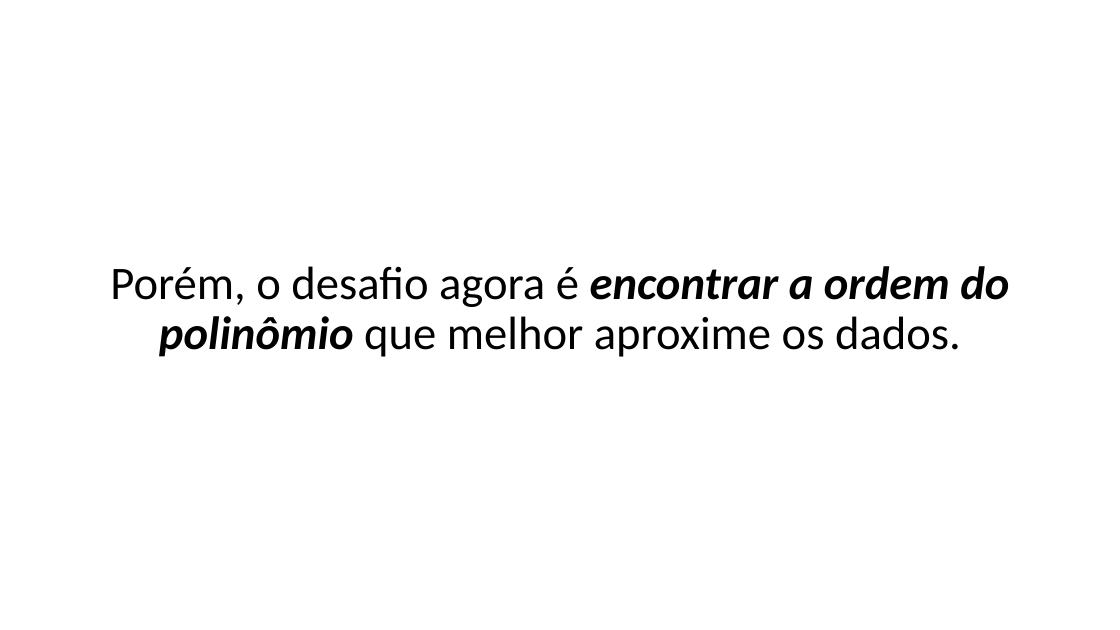
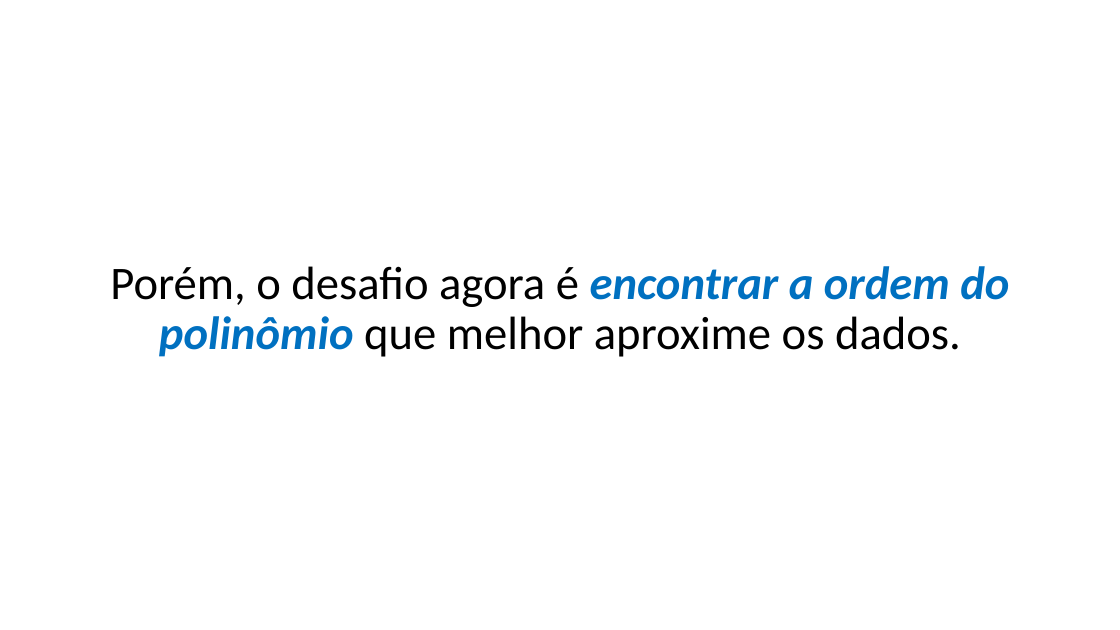
Before and after one commit to zz4fap/t319_aprendizado_de_maquina, a slide deck: slide 17 of slides/T319_Regressão_Linear (Parte IV).pptx. Drawn at 1120x630 pixels with LibreOffice and Linux fonts; fonts in the diff are those of the drawing. Boxes give left, top, right and bottom in pixels: in the first picture for what was removed or moved away, otherwise in the second. Text is boxed around its words. In the diff, an @@ line names an element or a change of style, - is before the commit and + after.

```diff
--- a/slides/T319_Regressão_Linear (Parte IV).pptx
+++ b/slides/T319_Regressão_Linear (Parte IV).pptx
@@ text "Porém, o desafio agora é ..." at (x1=110, y1=266, x2=1009, y2=357): text colour #000000 to #0070C0 in "encontrar a ordem do polinômio" @@
```
Also in this commit, not shown: 8 other slides changed, 1 other file.
